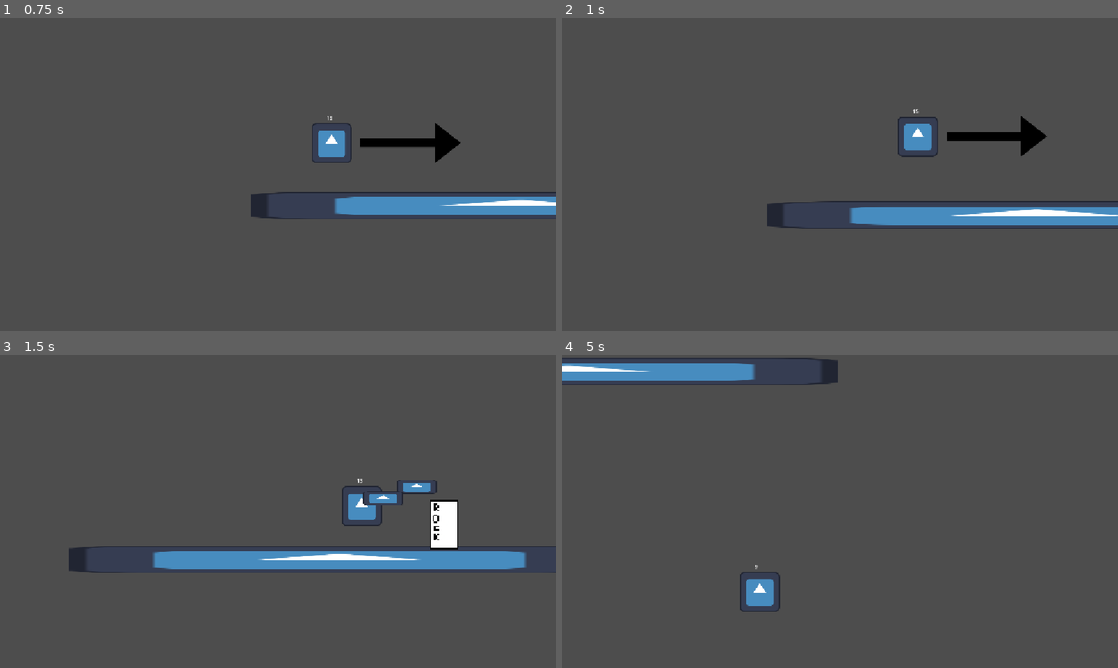
Above: before the commit, frames 1-4 (two rows, left to right).
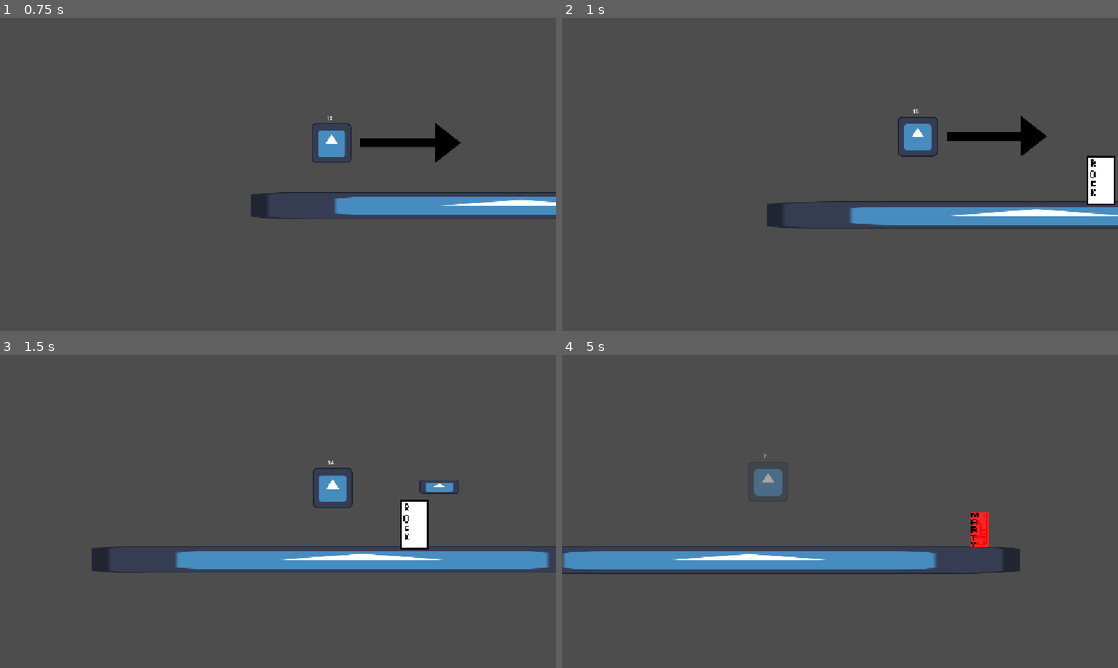
Above: after the commit, the same moments.

Repository: Kamernium/lil_rescuers
Game: Godot game, scene res://testroom.tscn
The game is run twice, just before and just after one commit, with the same random seed, the same clock (stepped at 60 frames per second) and the same inputs. The project has no main scene, so this scene is started directly. The engine's default icon, where the game draws it, is replaced by a stand-in: a white triangle on a blue panel in a dark square.
Inputs:
- Up to frame 1 (0.75 s): tap Enter (ui_accept) at 0.5 s; hold Right (ui_right) from 0.53 s (still down); hold Z (attack) from 0.53 s (still down)
- Up to frame 2 (1 s): keep holding Right (ui_right); keep holding Z (attack); tap Enter (ui_accept) at 0.77 s
- Up to frame 3 (1.5 s): keep holding Right (ui_right); release Z (attack) at 1.28 s; tap Z (attack) at 1.35 s
- Up to frame 4 (5 s): tap Enter (ui_accept) at 1.52, 3.02, 3.77, 4.52 s; release Right (ui_right) at 2.03 s; hold Left (ui_left) 2.03-2.78 s; hold Z (attack) 2.03-2.78 s; hold Right (ui_right) 2.78-4.28 s; tap Z (attack) at 2.85, 4.35 s; hold Z (attack) 3.53-4.28 s; hold Left (ui_left) from 4.28 s (still down)

Frame 1 is identical in both runs. In frame 2, 0.8% of the frame differs, in the area x 94-100%, y 44-60%; in frame 3, 4.3%; in frame 4, 8.6%, in the area x 0-83%, y 0-82%.

Commit message:
Marty and Buffrec enemies added, also a cooldown for the player's attack

Diff:
--- /dev/null
+++ b/buffrec.gd
@@ -0,0 +1,58 @@
+extends CharacterBody2D
+
+var lives = 3
+
+enum State { IDLE, TRACKING, FALLING, LANDED }
+var state: State = State.IDLE
+var target: Node = null
+var fall_speed: float = 2300.0
+
+# Called when the node enters the scene tree for the first time.
+func _ready() -> void:
+	$detectplayer.area_entered.connect(player_attack)
+	$"Areadaño".area_entered.connect(impact)
+
+
+# Called every frame. 'delta' is the elapsed time since the previous frame.
+func _physics_process(delta: float) -> void:
+	#Cambiar de color dependiendo de cuantos golpes ha recibido
+	match state:
+		State.TRACKING:
+			global_position.x = target.global_position.x
+		State.FALLING:
+			velocity.y = fall_speed
+			move_and_slide()
+			if is_on_floor():
+				land()
+		State.LANDED:
+			velocity = Vector2.ZERO # se queda quieto mientras "descansa"
+
+
+func player_attack(area : Area2D):
+	if state != State.IDLE:
+		return # evita reiniciar el ataque si ya está en curso
+	target = area
+	global_position.y -= 500
+	state = State.TRACKING
+	await get_tree().create_timer(1.0).timeout
+	state = State.FALLING
+
+func land() -> void:
+	state = State.LANDED # cambia de estado INMEDIATAMENTE para no reentrar
+	velocity = Vector2.ZERO
+	# aquí podrías añadir daño en área, shake de cámara, animación de impacto, etc.
+	await get_tree().create_timer(0.9).timeout
+	global_position.y -= 500
+	state = State.TRACKING
+	await get_tree().create_timer(1.0).timeout
+	state = State.FALLING
+
+
+func impact(area : Area2D):
+	if lives <= 0:
+		queue_free()
+	else:
+		if area.is_in_group("projectiles"):
+			lives -= 1
+		else:
+			return
--- /dev/null
+++ b/buffrec.tscn
@@ -0,0 +1,39 @@
+[gd_scene format=3 uid="uid://o3lngx5td0iq"]
+
+[ext_resource type="Texture2D" uid="uid://lf21vayhoshx" path="res://buffrec.png" id="1_jgaex"]
+[ext_resource type="Script" uid="uid://cgp6vlt2l3mjm" path="res://buffrec.gd" id="1_y7wyp"]
+
+[sub_resource type="RectangleShape2D" id="RectangleShape2D_jgaex"]
+size = Vector2(158, 113)
+
+[sub_resource type="RectangleShape2D" id="RectangleShape2D_y7wyp"]
+size = Vector2(167, 122.5)
+
+[sub_resource type="CircleShape2D" id="CircleShape2D_2rjm7"]
+radius = 426.22998
+
+[node name="buffrec" type="CharacterBody2D" unique_id=1417850835]
+script = ExtResource("1_y7wyp")
+
+[node name="Buffrec" type="Sprite2D" parent="." unique_id=2062678096]
+texture_filter = 1
+scale = Vector2(4.9999995, 4.2499995)
+texture = ExtResource("1_jgaex")
+
+[node name="CollisionShape2D" type="CollisionShape2D" parent="." unique_id=1160821851]
+position = Vector2(0, 7.5)
+shape = SubResource("RectangleShape2D_jgaex")
+
+[node name="Areadaño" type="Area2D" parent="." unique_id=2142784156]
+collision_layer = 2
+collision_mask = 4
+
+[node name="CollisionShape2D" type="CollisionShape2D" parent="Areadaño" unique_id=2009076188]
+position = Vector2(0.5, 4.75)
+shape = SubResource("RectangleShape2D_y7wyp")
+
+[node name="detectplayer" type="Area2D" parent="." unique_id=568194387]
+collision_layer = 0
+
+[node name="CollisionShape2D" type="CollisionShape2D" parent="detectplayer" unique_id=1898738264]
+shape = SubResource("CircleShape2D_2rjm7")
--- /dev/null
+++ b/buffrectestroom.tscn
@@ -0,0 +1,28 @@
+[gd_scene format=3 uid="uid://dikprgbxsbxsr"]
+
+[ext_resource type="Texture2D" uid="uid://duiafe5dxxr1b" path="res://icon.svg" id="1_lftum"]
+[ext_resource type="PackedScene" uid="uid://bu3aqxdr0btnk" path="res://player.tscn" id="2_0ckq7"]
+[ext_resource type="PackedScene" uid="uid://o3lngx5td0iq" path="res://buffrec.tscn" id="3_yhe16"]
+
+[sub_resource type="RectangleShape2D" id="RectangleShape2D_k2era"]
+size = Vector2(2336, 118)
+
+[node name="buffrectestroom" type="Node2D" unique_id=1818343183]
+
+[node name="StaticBody2D" type="StaticBody2D" parent="." unique_id=1276726982]
+position = Vector2(147, 311)
+
+[node name="Icon" type="Sprite2D" parent="StaticBody2D" unique_id=400741960]
+scale = Vector2(18.320313, 1)
+texture = ExtResource("1_lftum")
+metadata/_edit_lock_ = true
+
+[node name="CollisionShape2D" type="CollisionShape2D" parent="StaticBody2D" unique_id=188184575]
+shape = SubResource("RectangleShape2D_k2era")
+metadata/_edit_lock_ = true
+
+[node name="Player" parent="." unique_id=660081396 instance=ExtResource("2_0ckq7")]
+position = Vector2(-942, 185)
+
+[node name="buffrec" parent="." unique_id=1417850835 instance=ExtResource("3_yhe16")]
+position = Vector2(1180, 180)
--- a/lilguy.tscn
+++ b/lilguy.tscn
@@ -6,7 +6,7 @@
 [sub_resource type="RectangleShape2D" id="RectangleShape2D_ln6qp"]
 size = Vector2(120, 41)
 
-[node name="lilguy" type="Area2D" unique_id=1830998723]
+[node name="lilguy" type="Area2D" unique_id=1830998723 groups=["projectiles"]]
 collision_layer = 4
 collision_mask = 2
 script = ExtResource("1_ln6qp")
--- /dev/null
+++ b/marty.gd
@@ -0,0 +1,27 @@
+extends CharacterBody2D
+
+var can_hurt : bool = false
+
+
+# Called when the node enters the scene tree for the first time.
+func _ready() -> void:
+	$"Areadaño".area_entered.connect(collision)
+
+
+# Called every frame. 'delta' is the elapsed time since the previous frame.
+func _process(_delta: float) -> void:
+	move_and_slide()
+
+
+func collision(area : Area2D):
+	if area.is_in_group("projectiles"):
+		if !can_hurt:
+			#Animación bloqueando ataque
+			can_hurt = true
+			await get_tree().create_timer(0.7).timeout
+			can_hurt = false
+		else:
+			queue_free()
+
+	else:
+		return
--- /dev/null
+++ b/marty.tscn
@@ -0,0 +1,32 @@
+[gd_scene format=3 uid="uid://rihgnrs2nu1w"]
+
+[ext_resource type="Script" uid="uid://bbphc8r2c4vx1" path="res://marty.gd" id="1_sjqyy"]
+[ext_resource type="Texture2D" uid="uid://cpm7fwemouhmn" path="res://Marty.png" id="1_vu2ji"]
+
+[sub_resource type="RectangleShape2D" id="RectangleShape2D_sjqyy"]
+size = Vector2(56, 112)
+
+[sub_resource type="RectangleShape2D" id="RectangleShape2D_sspw1"]
+size = Vector2(56, 111)
+
+[node name="marty" type="CharacterBody2D" unique_id=400869686]
+collision_layer = 2
+collision_mask = 5
+script = ExtResource("1_sjqyy")
+
+[node name="Marty" type="Sprite2D" parent="." unique_id=24535889]
+texture_filter = 1
+scale = Vector2(4.734375, 4.6406245)
+texture = ExtResource("1_vu2ji")
+
+[node name="CollisionShape2D" type="CollisionShape2D" parent="." unique_id=1358862011]
+position = Vector2(-5, -10)
+shape = SubResource("RectangleShape2D_sjqyy")
+
+[node name="Areadaño" type="Area2D" parent="." unique_id=12232444]
+collision_layer = 2
+collision_mask = 4
+
+[node name="CollisionShape2D" type="CollisionShape2D" parent="Areadaño" unique_id=1046729099]
+position = Vector2(-5, -10.5)
+shape = SubResource("RectangleShape2D_sspw1")
--- a/player.gd
+++ b/player.gd
@@ -2,6 +2,7 @@
 
 var lilguys: int = 15
 var can_get_hurt: bool = true
+var can_shoot : bool = true
 var projectile = preload("res://lilguy.tscn")
 
 @onready var current_scene = load(get_parent().scene_file_path)
@@ -25,10 +26,13 @@
 	if Input.is_action_just_pressed("ui_accept") and is_on_floor():
 		velocity.y = JUMP_VELOCITY
 
-	if Input.is_action_pressed("attack"):
-		$Flechader.visible = true
+	if can_shoot:
+		if Input.is_action_pressed("attack"):
+			$Flechader.visible = true
+		else:
+			$Flechader.visible = false
 	else:
-		$Flechader.visible = false
+		return
 
 
 	if Input.is_action_pressed("ui_left"):
@@ -39,7 +43,10 @@
 
 
 	if Input.is_action_just_released("attack"):
-		attack_process()
+		if can_shoot:
+			attack_process()
+		else:
+			return
 
 	#var direction := Input.get_axis("ui_left", "ui_right")
 	#if direction:
@@ -65,13 +72,14 @@
 
 func attack_process():
 	lilguys -= 1
-	#Aquí iría todo lo que es instanciar una criatura
-	#hacia la dirección seleccionada y que haga daño al enemigo
-	#al colisionar
 	var lilguylaunch = projectile.instantiate()
 	lilguylaunch.global_position = self.global_position
 	get_tree().current_scene.add_child(lilguylaunch)
 	lilguy_recovery(7.0,1)
+	can_shoot = false
+	await get_tree().create_timer(0.2).timeout
+	can_shoot = true
+
 
 
 
--- a/player.tscn
+++ b/player.tscn
@@ -11,6 +11,7 @@
 size = Vector2(116, 119)
 
 [node name="Player" type="CharacterBody2D" unique_id=660081396]
+collision_layer = 0
 script = ExtResource("1_onrkg")
 
 [node name="Icon" type="Sprite2D" parent="." unique_id=498740208]
--- a/project.godot
+++ b/project.godot
@@ -22,6 +22,10 @@
 
 window/stretch/mode="canvas_items"
 
+[global_group]
+
+projectiles="lilguys"
+
 [input]
 
 attack={
--- a/testroom.tscn
+++ b/testroom.tscn
@@ -3,6 +3,7 @@
 [ext_resource type="Texture2D" uid="uid://duiafe5dxxr1b" path="res://icon.svg" id="1_q11y4"]
 [ext_resource type="PackedScene" uid="uid://bu3aqxdr0btnk" path="res://player.tscn" id="2_aes75"]
 [ext_resource type="PackedScene" uid="uid://cxxiga5c51xtw" path="res://rocker.tscn" id="3_dwq1p"]
+[ext_resource type="PackedScene" uid="uid://rihgnrs2nu1w" path="res://marty.tscn" id="4_c7xoc"]
 
 [sub_resource type="RectangleShape2D" id="RectangleShape2D_aes75"]
 size = Vector2(1695, 76)
@@ -27,4 +28,7 @@
 position = Vector2(-129, 494)
 
 [node name="Rocker" parent="." unique_id=1902046366 instance=ExtResource("3_dwq1p")]
-position = Vector2(997, 480)
+position = Vector2(847, 480)
+
+[node name="marty" parent="." unique_id=400869686 instance=ExtResource("4_c7xoc")]
+position = Vector2(1395, 504)
Binary file added: Marty.png
Not shown, added: Marty.png.import
Not shown, added: buffrec.gd.uid
Binary file added: buffrec.png
Not shown, added: buffrec.png.import
Not shown, added: marty.gd.uid
